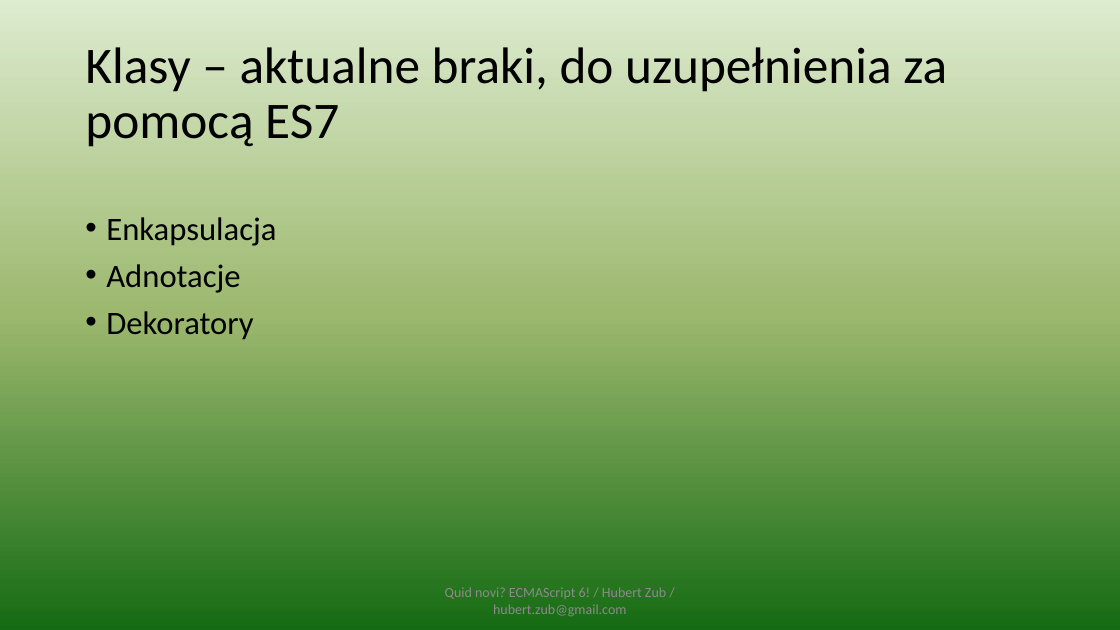
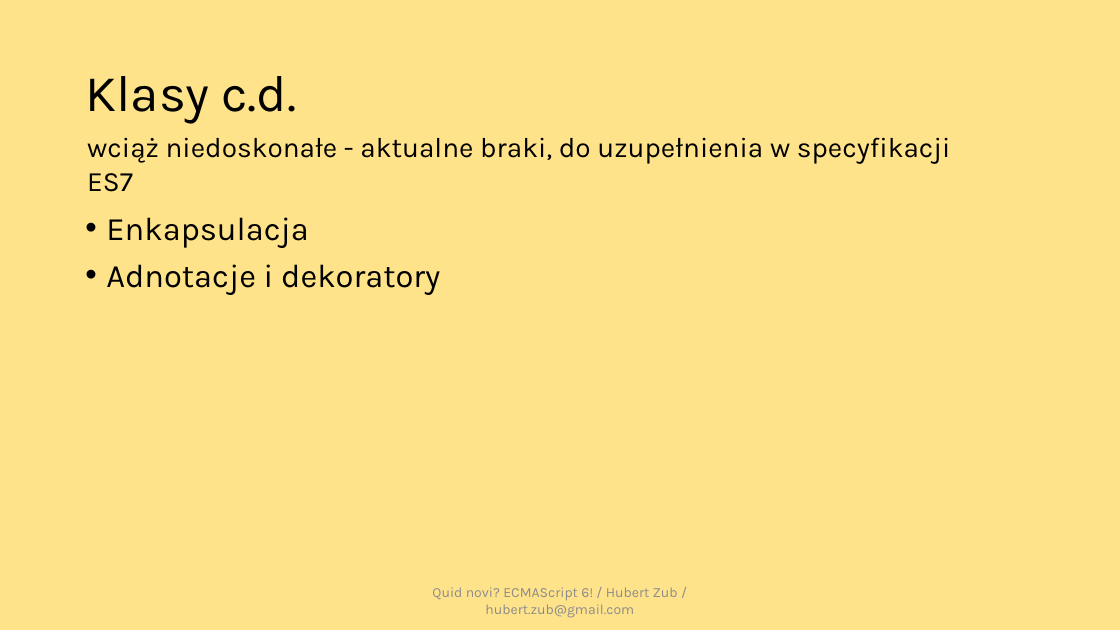
Before and after one commit to hubertzubtt/es6meetjs, a slide deck: slide 17 of prez.pptx (slide 15 before the commit). Drawn at 1120x630 pixels with LibreOffice and Linux fonts; fonts in the diff are those of the drawing. Boxes give left, top, right and bottom in pixels: in the first picture for what was removed or moved away, otherwise in the second. Text is boxed around its words. In the diff, an @@ line names an element or a change of style, - is before the commit and + after.

```diff
--- a/prez.pptx
+++ b/prez.pptx
@@ background gradient #DDEBCF to #9CB86E to #156B13 to #FFE38B @@
@@ title at box(85, 76, 296, 123): text changed; font Calibri to Karla @@
-Klasy – aktualne braki, do uzupełnienia za pomocą ES7
+Klasy c.d.
@@ text added at box(87, 137, 951, 192), 24 pt, text #000000 @@
+wciąż niedoskonałe - aktualne braki, do uzupełnienia w specyfikacji ES7
@@ text at box(106, 217, 308, 248): font Calibri to Karla in "Enkapsulacja" @@
@@ text at box(106, 264, 440, 295): text changed; font Calibri to Karla @@
-• Adnotacje
-• Dekoratory
+• Adnotacje i dekoratory
@@ text "Quid novi? ECMAScript 6! / ..." at box(432, 587, 678, 618): font Calibri to Karla @@
```
Also in this commit, not shown: 39 other slides changed, 3 slides added, 9 other files.
